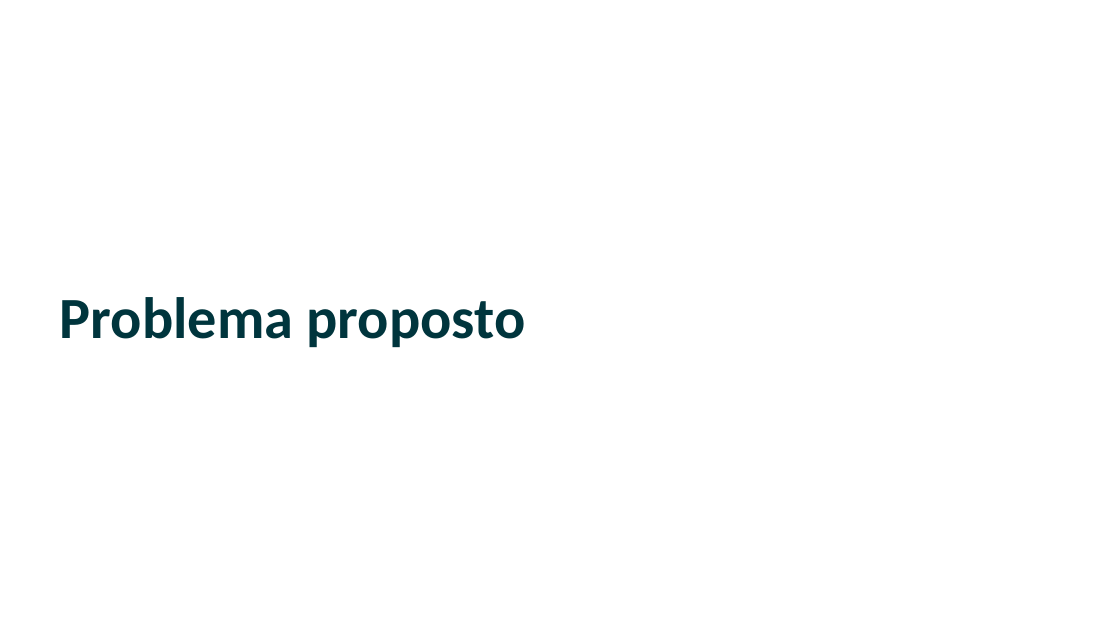
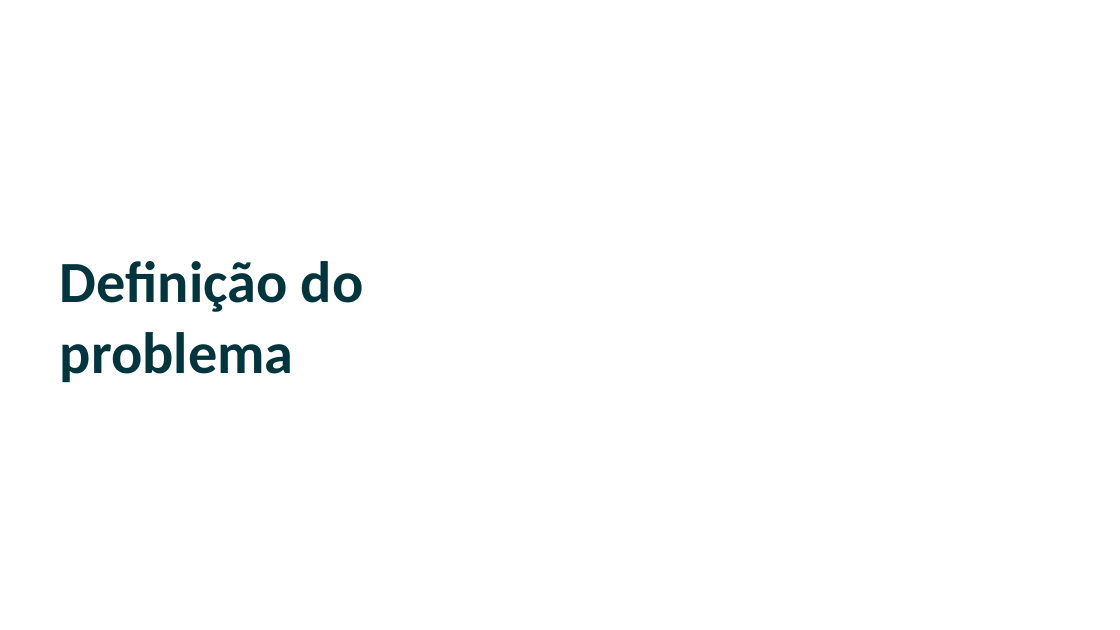
Before and after one commit to willsancheslima/tcc-puc-minas, a slide deck: slide 5 of doc/apresentacao.pptx (slide 6 before the commit). Drawn at 1120x630 pixels with LibreOffice and Linux fonts; fonts in the diff are those of the drawing; background and template pictures are left out. Boxes give left, top, right and bottom in pixels: in the first picture for what was removed or moved away, otherwise in the second. Text is boxed around its words. In the diff, an @@ line names an element or a change of style, - is before the commit and + after.

```diff
--- a/doc/apresentacao.pptx
+++ b/doc/apresentacao.pptx
@@ title at [60,261,364,383]: text changed @@
-Problema proposto
+Definição do problema
```
Also in this commit, not shown: 8 other slides changed, 23 slides removed, 7 other files.
